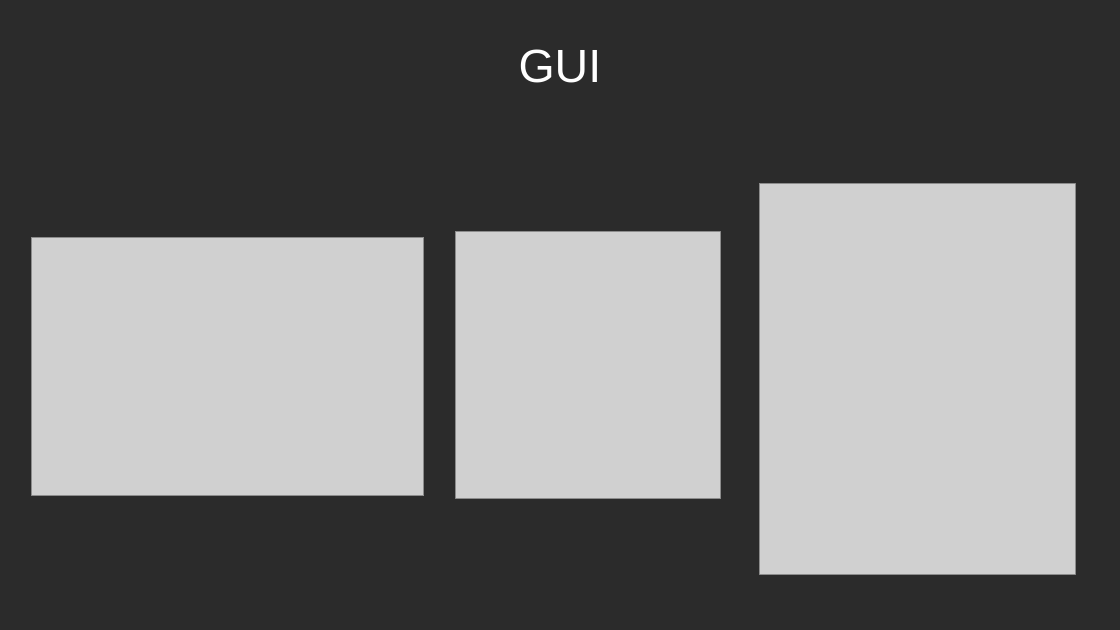
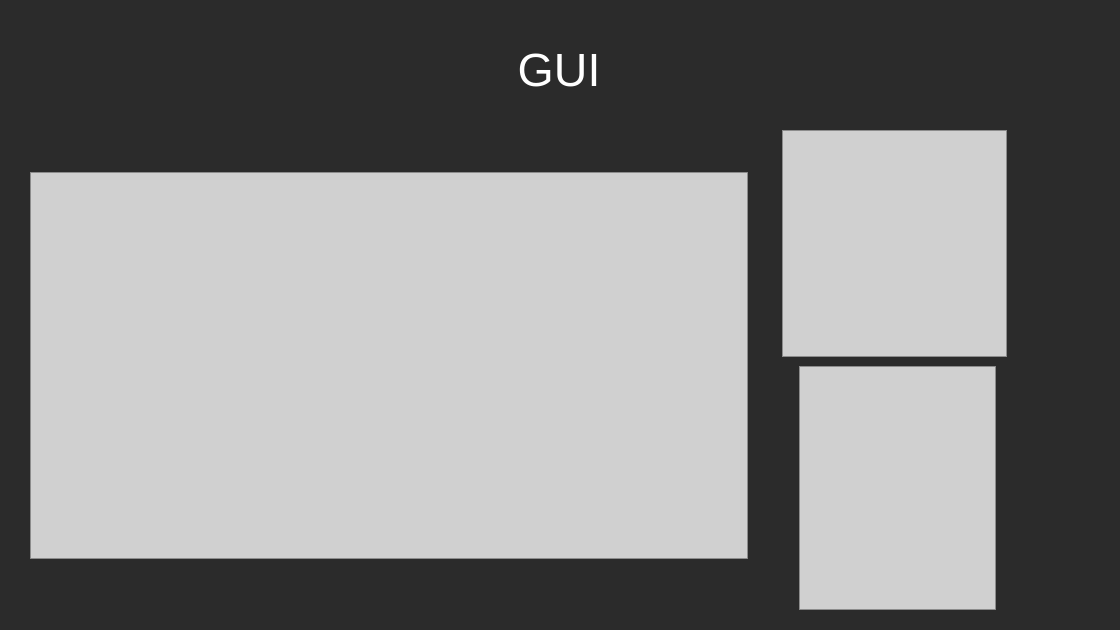
Before and after one commit to XuuRee/apk-AccountG, a slide deck: slide 5 of Evidence_prijmu_a_vydaju/Obhajoba_prezentace.odp (slide 4 before the commit). Drawn at 1120x630 pixels with LibreOffice and Linux fonts; fonts in the diff are those of the drawing; grey boxes stand for pictures; background and template pictures are left out; a plain dark background stands for a picture behind light text. Boxes give left, top, right and bottom in pixels: in the first picture for what was removed or moved away, otherwise in the second. Text is boxed around its words. In the diff, an @@ line names an element or a change of style, - is before the commit and + after.

```diff
--- a/Evidence_prijmu_a_vydaju/Obhajoba_prezentace.odp
+++ b/Evidence_prijmu_a_vydaju/Obhajoba_prezentace.odp
@@ title "GUI": place and size @@
-title "GUI" at <box>519,49,602,83</box>
+title "GUI" at <box>518,53,601,87</box>
@@ picture: place and size @@
-picture at <box>456,232,721,498</box>
+picture at <box>783,130,1007,357</box>
@@ picture: place and size @@
-picture at <box>32,238,424,497</box>
+picture at <box>30,173,748,559</box>
@@ picture: place and size @@
-picture at <box>760,184,1075,574</box>
+picture at <box>800,367,996,610</box>
```
Also in this commit, not shown: 3 other slides changed, 3 slides added, 34 other files.
